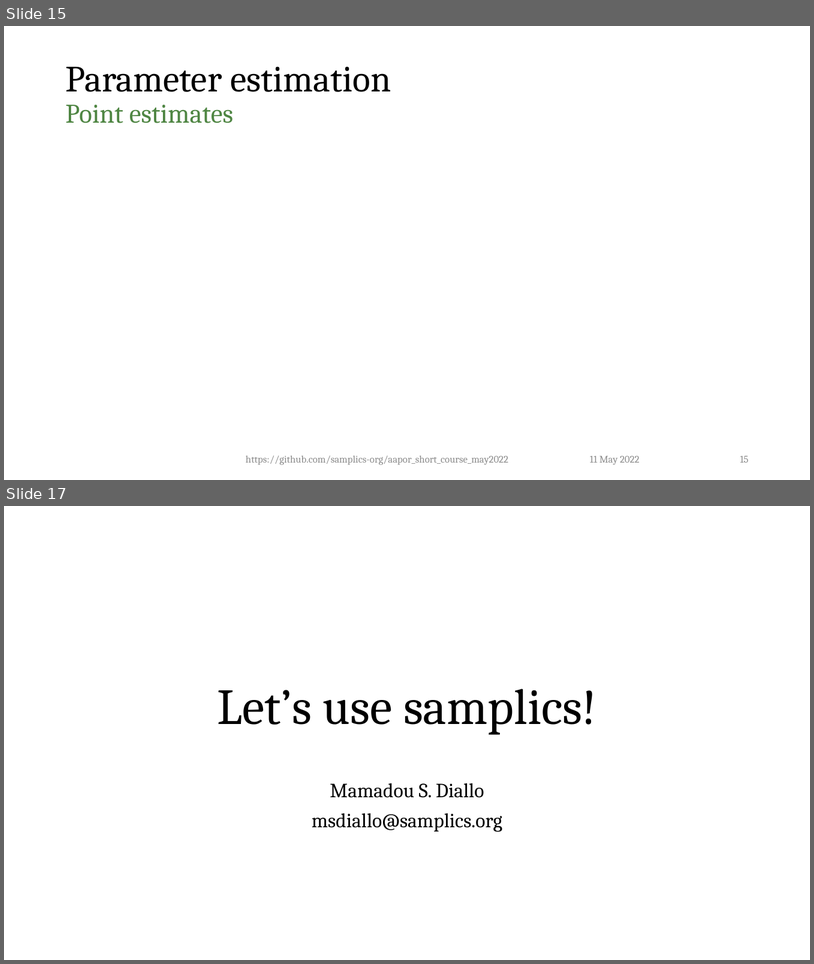
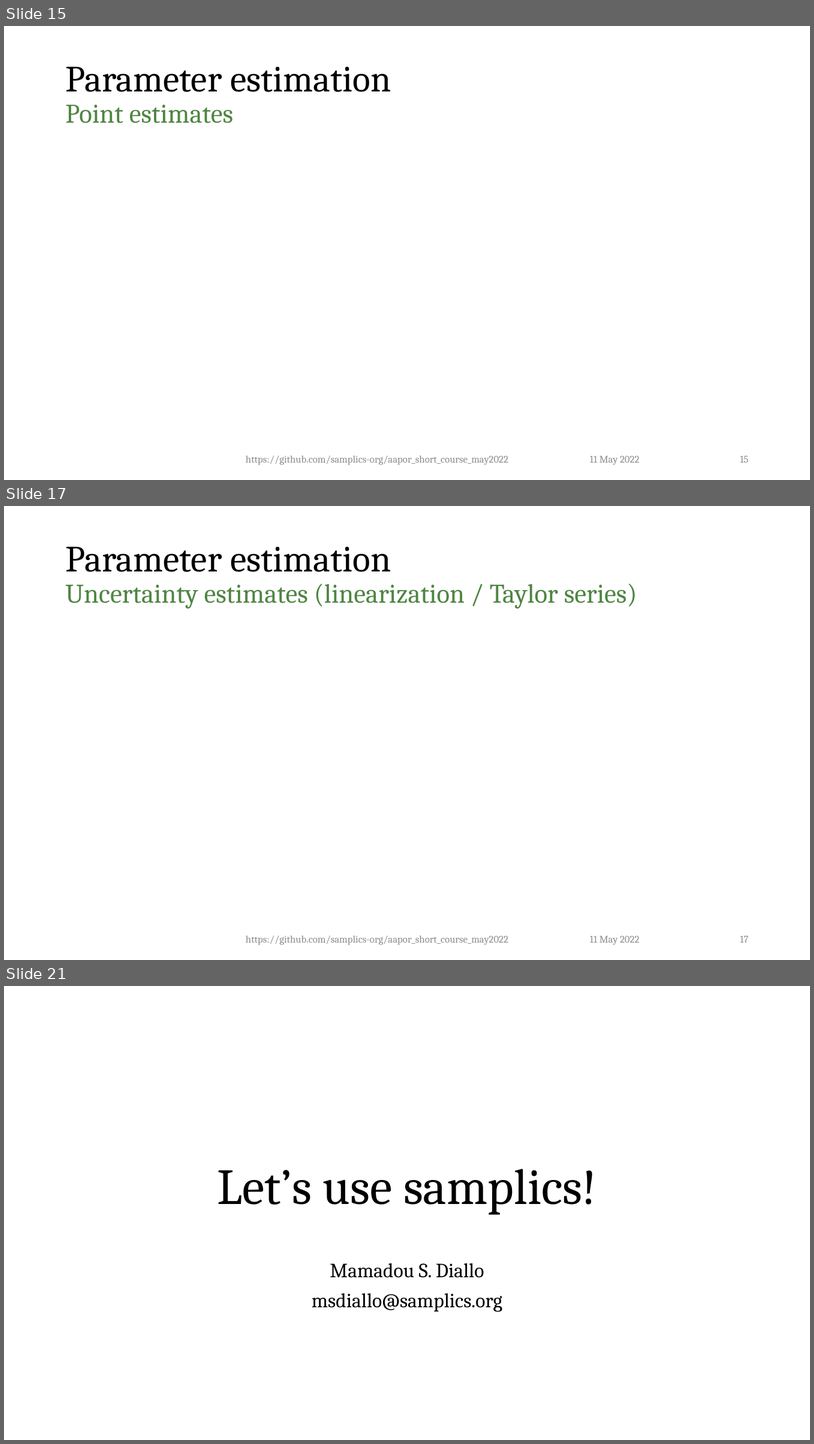
Before and after one commit to dalerhoda/aapor_short_course_may2022, a slide deck: notebooks/4_Introduction_to_Sampling.pptx. Shown one above the other, each under a label of ours: slides 15 and 17 before the commit, slides 15, 17 and 21 after it; the slides between them are not shown. The pictures are 814x964 and 814x1444 pixels, drawn with LibreOffice and Linux fonts; fonts in the diff are those of the drawing; grey boxes stand for pictures; background and template pictures are left out. Boxes give left, top, right and bottom in pixels: in the first picture for what was removed or moved away, otherwise in the second. Text is boxed around its words. In the diff, an @@ line names an element or a change of style, - is before the commit and + after.

Commit message:
new version of the course

```diff
--- a/notebooks/4_Introduction_to_Sampling.pptx
+++ b/notebooks/4_Introduction_to_Sampling.pptx
@@ slide 17 added at (4,506,810,960), background #FFFFFF @@
@@ title added at (65,547,638,609), 32 pt, text #4E8542 @@
+Parameter estimation
+Uncertainty estimates (linearization / Taylor series)
@@ text added at (246,935,509,945), 12 pt, text #8C8C8C @@
+https://github.com/samplics-org/aapor_short_course_may2022
@@ text added at (590,936,639,945), 12 pt, text #8C8C8C @@
+11 May 2022
@@ page number added at (740,936,749,942), 12 pt, text #8C8C8C @@
+17
@@ what was slide 17 is now slide 21 @@
```
Also in this commit, not shown: 1 slide changed, 3 other slides added, 11 other files.
